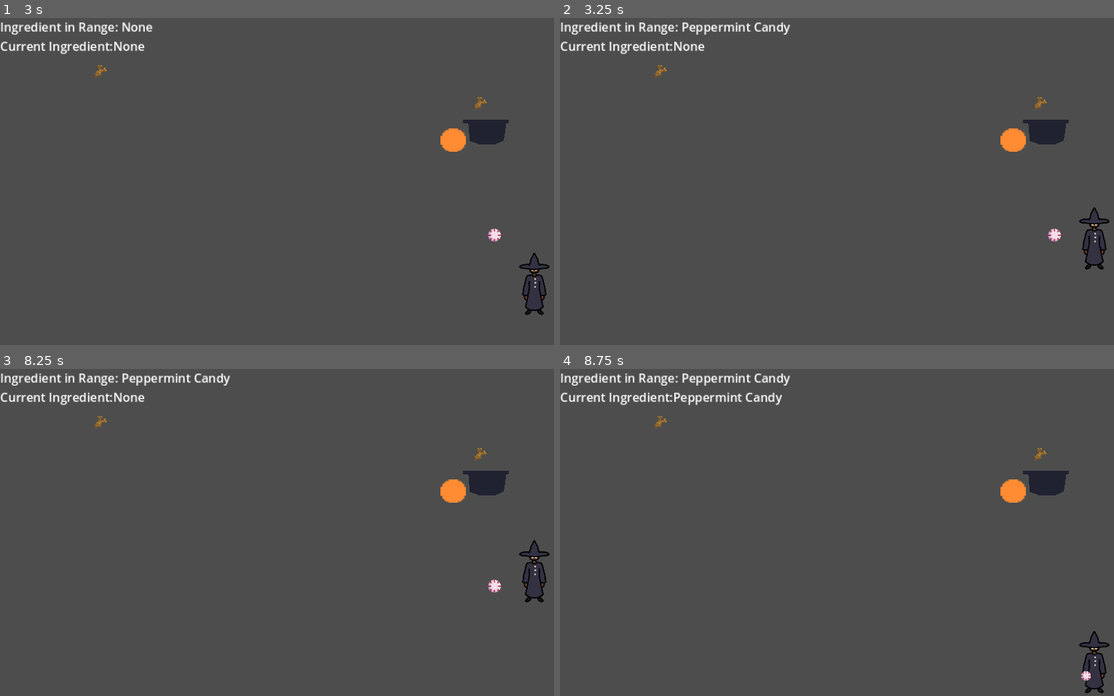
Above: before the commit, frames 1-4 (two rows, left to right).
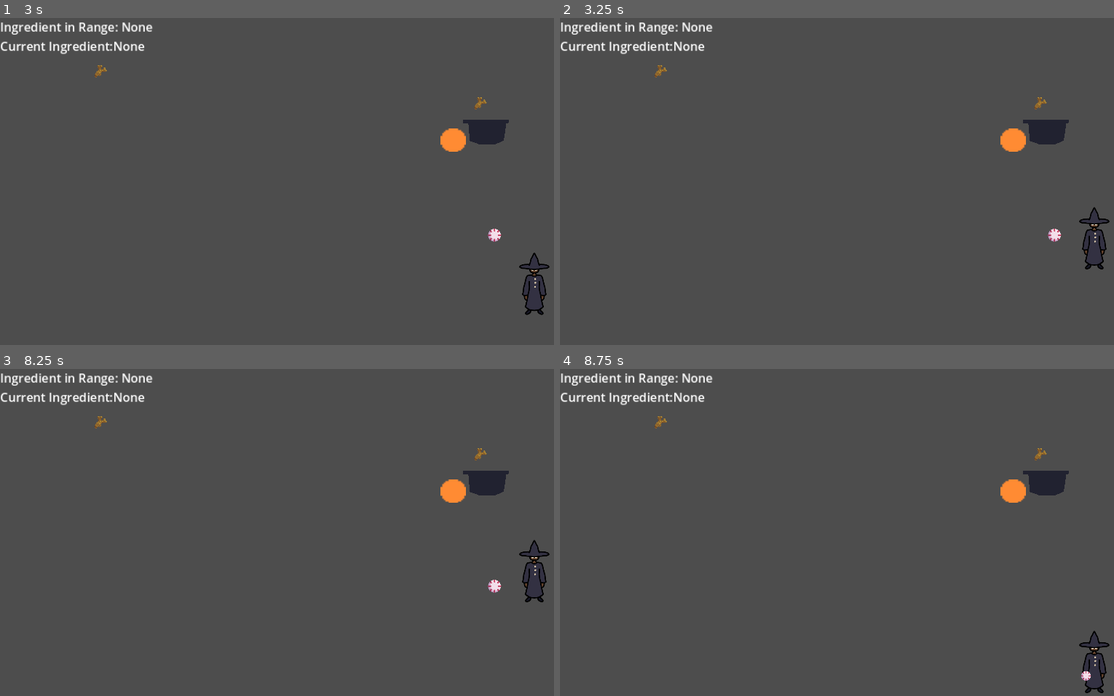
Above: after the commit, the same moments.

Repository: aryuserious/witch-in-training
Game: Godot game, scene res://scenes/level_1.tscn
Same seed, same stepped clock (60 frames per second), same inputs: the game is played once before the commit and once after it.
Inputs:
- Up to frame 1 (3 s): tap Enter at 0.5 s; hold D (right) 0.53-1.28 s; tap E (pickup) at 0.6, 1.55, 2.1, 2.85 s; hold S (down) 1.28-2.03 s; tap Q (drop) at 1.35 s; hold D (right) 2.03-2.78 s; hold W (up) from 2.78 s (still down)
- Up to frame 2 (3.25 s): keep holding W (up)
- Up to frame 3 (8.25 s): release W (up) at 3.53 s; hold A (left) 3.53-5.03 s; tap Q (drop) at 3.6, 5.85, 8.1 s; tap E (pickup) at 3.8, 4.35, 5.1, 6.05, 6.6, 7.35 s; hold S (down) 5.03-5.78 s; hold D (right) 5.78-6.53 s; hold W (up) 6.53-7.28 s; hold D (right) 7.28-8.03 s; hold S (down) from 8.03 s (still down)
- Up to frame 4 (8.75 s): keep holding S (down); tap E (pickup) at 8.3 s

Frame 1 is identical in both runs. In frame 2, 0.3% of the frame differs, in the area x 22-42%, y 1-6%; in frame 3, 0.3%; in frame 4, 0.6%, in the area x 20-42%, y 1-12%.
Error after the commit: Invalid access to property or key 'ingredient_in_range' on a base object of type 'CharacterBody2D (Player)'. (res://scripts/level_1.gd:5)

Commit message:
made nearest_ingredient() - ingredient in range is now an array called ingredients_in_range - this is because when there were multiple ingredients in range there were problems, because the player only registered one - nearest_ingredient() finds goes through the ingredients_in_range array and returns the one that is nearest to the player

Diff:
--- a/scripts/player.gd
+++ b/scripts/player.gd
@@ -5,7 +5,7 @@
 
 var speed = 300
 
-var ingredient_in_range : Ingredient # which ingredient is in range
+var ingredients_in_range : Array[Ingredient] # which ingredient is in range
 var current_ingredient : Ingredient # which ingredient is picked up
 
 
@@ -16,10 +16,10 @@
     # it will return false if null, else it will return true
     # if ingredient in range: says true as long as it is not null, but it is NOT a bool, it is
     # an ingredient
-    if ingredient_in_range and not current_ingredient and Input.is_action_just_pressed("pickup"):
+    if ingredients_in_range.size() > 0 and not current_ingredient and Input.is_action_just_pressed("pickup"):
         pickup_ingredient()
     else:
-        if ingredient_in_range and current_ingredient and Input.is_action_just_pressed("pickup"):
+        if ingredients_in_range.size() > 0 and current_ingredient and Input.is_action_just_pressed("pickup"):
             drop_ingredient()
             pickup_ingredient()
 
@@ -38,7 +38,7 @@
 
 
 func pickup_ingredient():
-    current_ingredient = ingredient_in_range
+    current_ingredient = nearest_ingredient()
     # ingredient becomes smaller to look like its being held
     current_ingredient.scale = Vector2(0.75, 0.75)
 
@@ -53,9 +53,30 @@
 
 func _on_detection_area_entered(area:Area2D):
     if area is Ingredient:
-        ingredient_in_range = area # again, this is WHICH ingredient is in range
+        ingredients_in_range.append(area) # add the ingredient to the array
 
 
 func _on_detection_area_exited(area:Area2D):
     if area is Ingredient:
-        ingredient_in_range = null
+        ingredients_in_range.erase(area) # Array.erase(value) removes the value from the array (takes the ingredient out of the array)
+
+
+func nearest_ingredient() -> Ingredient:
+    # var prev_ingr : Ingredient
+    var first_loop = true
+    var nearest_ingr
+
+    for ingredient in ingredients_in_range:
+        if first_loop:
+            first_loop = false
+            nearest_ingr = ingredient
+        else:
+            var nearest_ingr_distance = nearest_ingr.position - position
+            var distance = ingredient.position - position
+
+            if nearest_ingr_distance > distance: # current ingr is the new nearest
+                nearest_ingr = ingredient
+            elif nearest_ingr_distance < distance: # new nearest doesnt change
+                pass
+
+    return nearest_ingr
